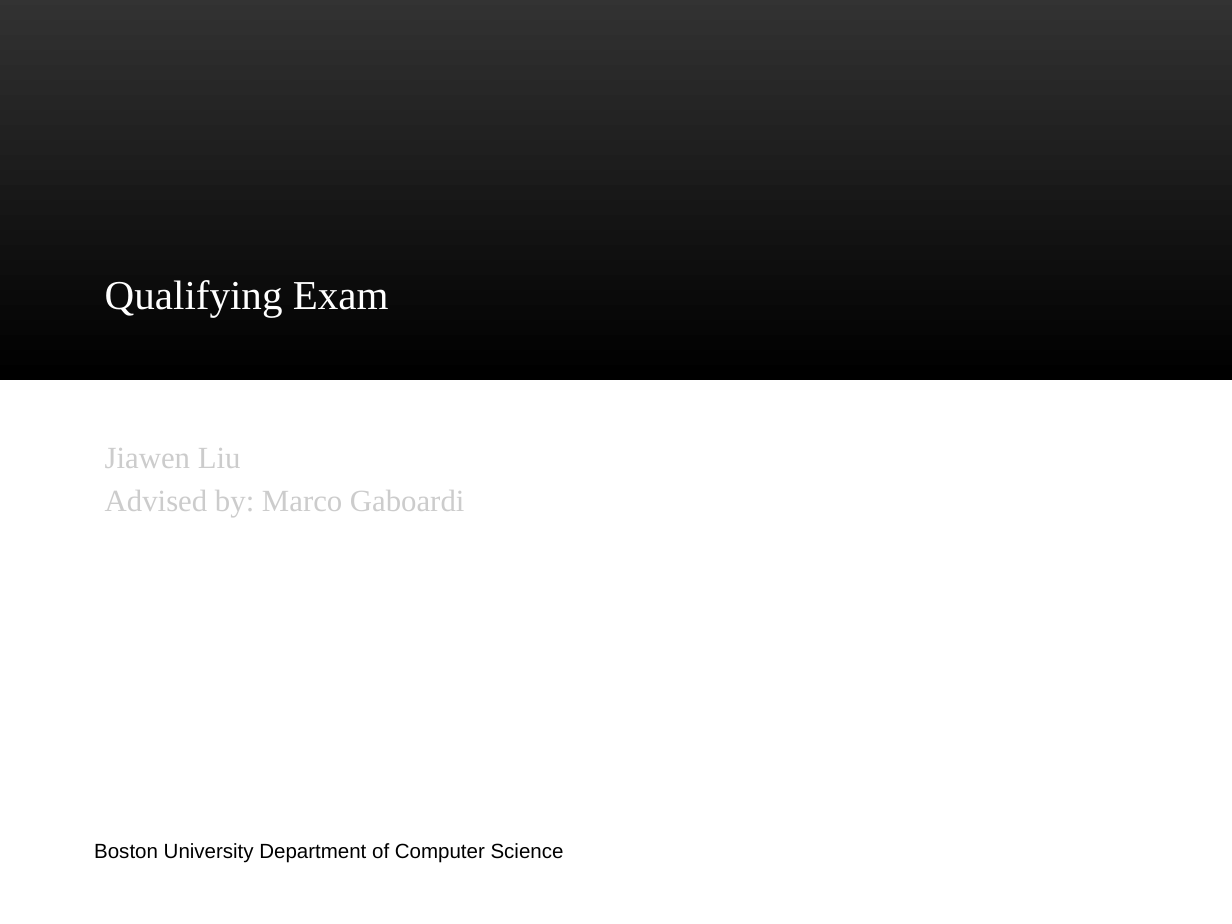
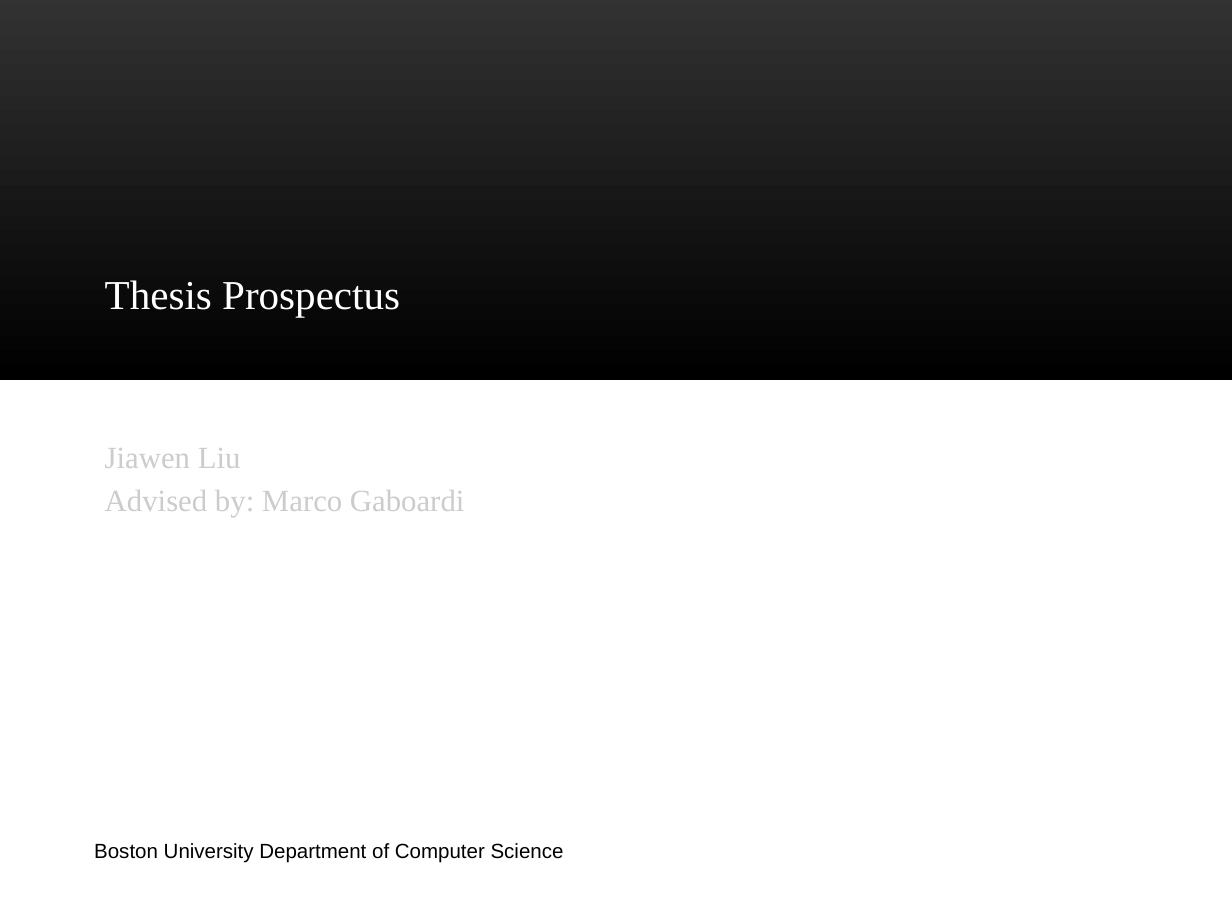
Before and after one commit to jiawenliu/PhD, a slide deck: slide 1 of CS/Prospectus/Slides/Jiawen Liu.pptx. Drawn at 1232x924 pixels with LibreOffice and Linux fonts; fonts in the diff are those of the drawing; background and template pictures are left out. Boxes give left, top, right and bottom in pixels: in the first picture for what was removed or moved away, otherwise in the second. Text is boxed around its words. In the diff, an @@ line names an element or a change of style, - is before the commit and + after.

```diff
--- a/CS/Prospectus/Slides/Jiawen Liu.pptx
+++ b/CS/Prospectus/Slides/Jiawen Liu.pptx
@@ title at (105,280,400,316): text changed @@
-Qualifying Exam
+Thesis Prospectus
```
Also in this commit, not shown: 1 other slide changed, 22 slides added, 21 slides removed, 9 other files.
